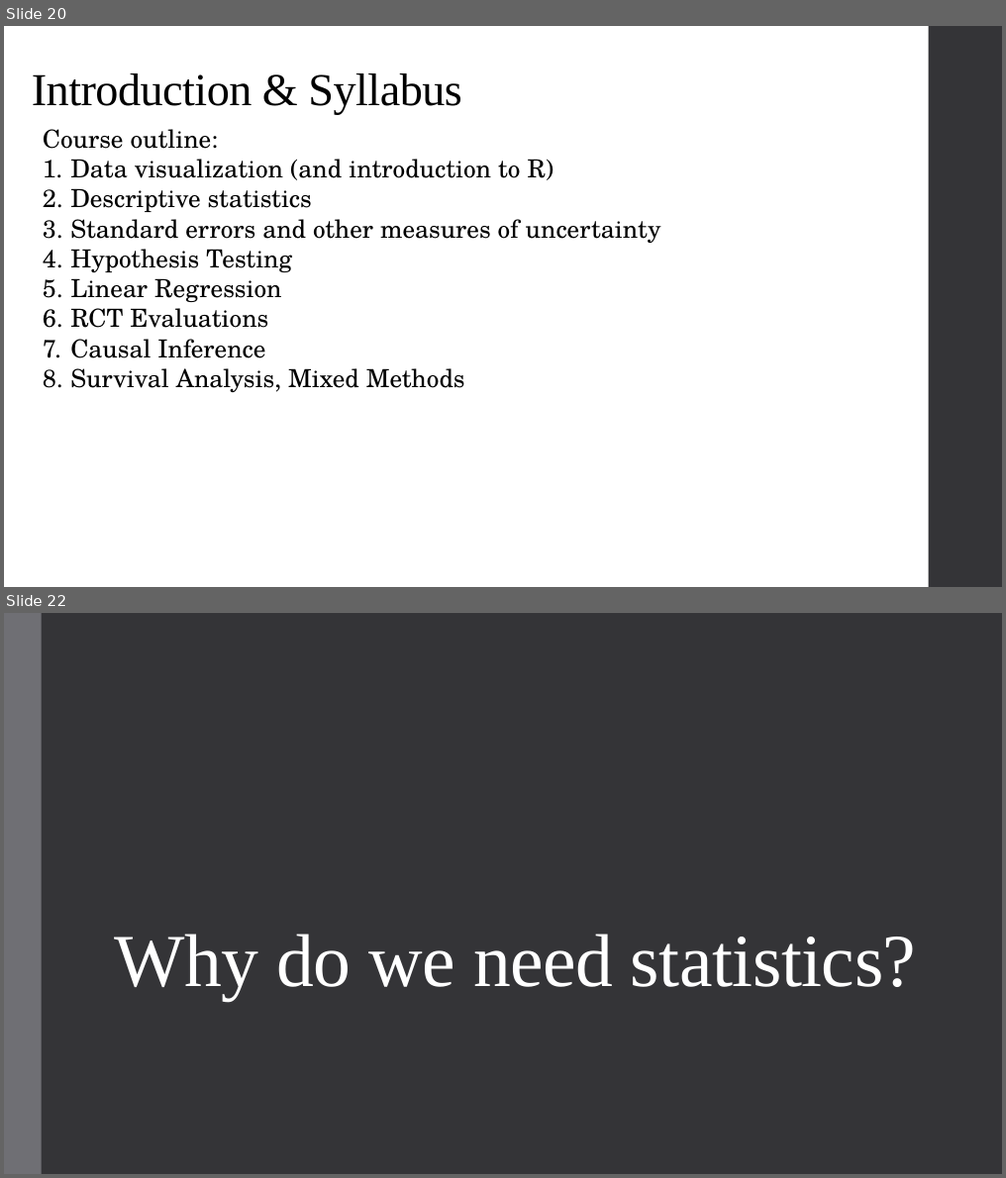
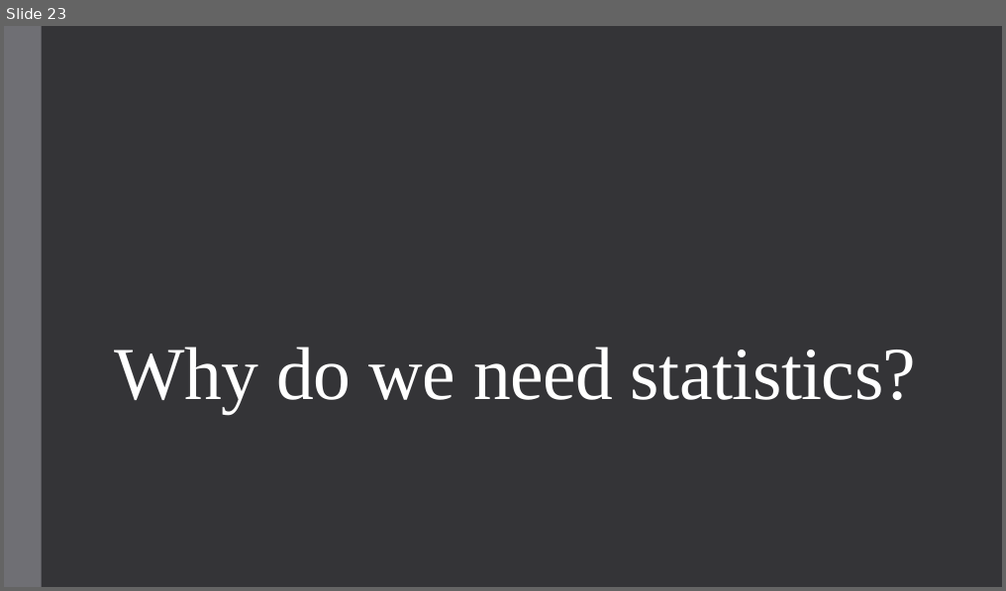
Before and after one commit to alex-hoagland/HAD5772, a slide deck: Lectures/Lecture01_Introduction/Lecture1_Intro.pptx. Shown one above the other, each under a label of ours: slides 20 and 22 before the commit, slide 23 after it; the slides between them are not shown. The pictures are 1006x1178 and 1006x591 pixels, drawn with LibreOffice and Linux fonts; fonts in the diff are those of the drawing. Boxes give left, top, right and bottom in pixels: in the first picture for what was removed or moved away, otherwise in the second. Text is boxed around its words. In the diff, an @@ line names an element or a change of style, - is before the commit and + after.

```diff
--- a/Lectures/Lecture01_Introduction/Lecture1_Intro.pptx
+++ b/Lectures/Lecture01_Introduction/Lecture1_Intro.pptx
@@ slide 20 removed at [4, 26, 1002, 587], background #FFFFFF @@
@@ rectangle removed at [929, 26, 1002, 587] @@
@@ text removed at [32, 74, 461, 115] @@
-Introduction & Syllabus
@@ text removed at [43, 129, 661, 392] @@
-Course outline:
-1. Data visualization (and introduction to R)
-2. Descriptive statistics
-3. Standard errors and other measures of uncertainty
-4. Hypothesis Testing
-5. Linear Regression
-6. RCT Evaluations
-7. Causal Inference
-8. Survival Analysis, Mixed Methods
@@ what was slide 22 is now slide 23 @@
```
Also in this commit, not shown: 2 slides changed, 4 slides added, 1 other slide removed, 3 other files.
